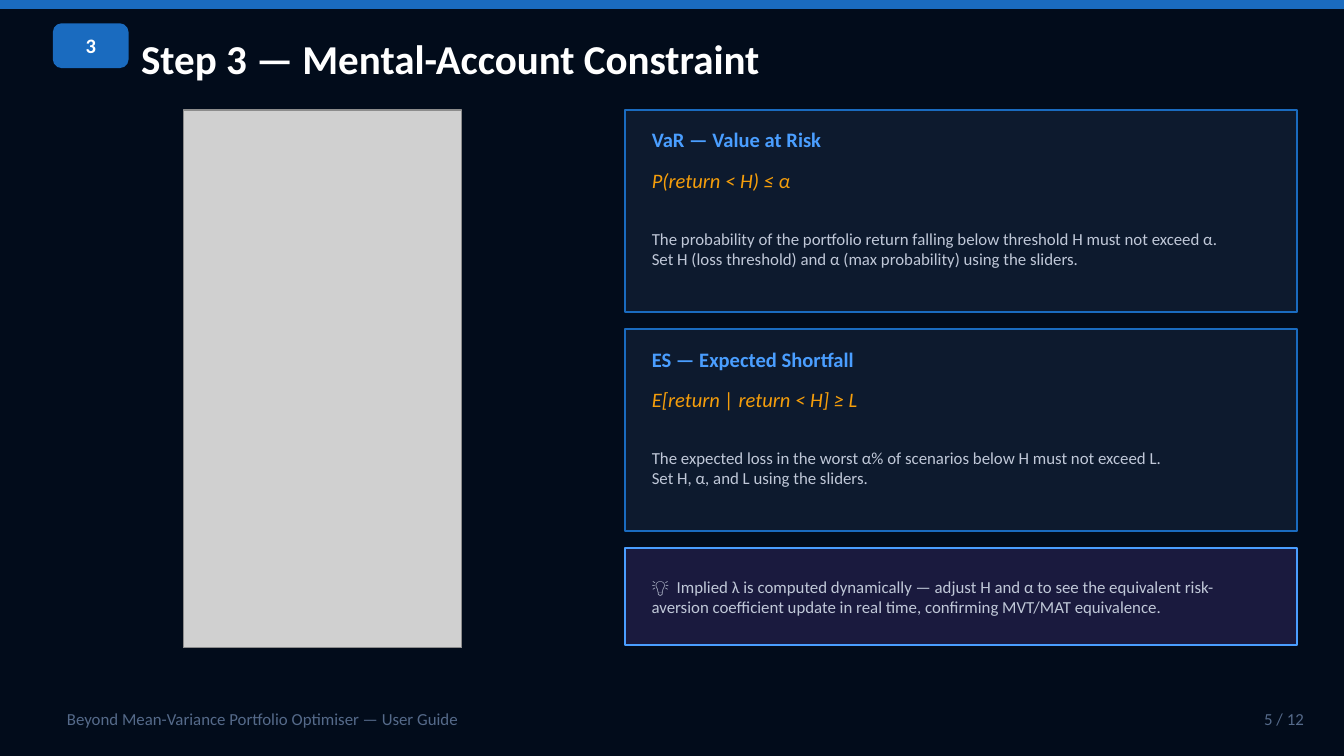
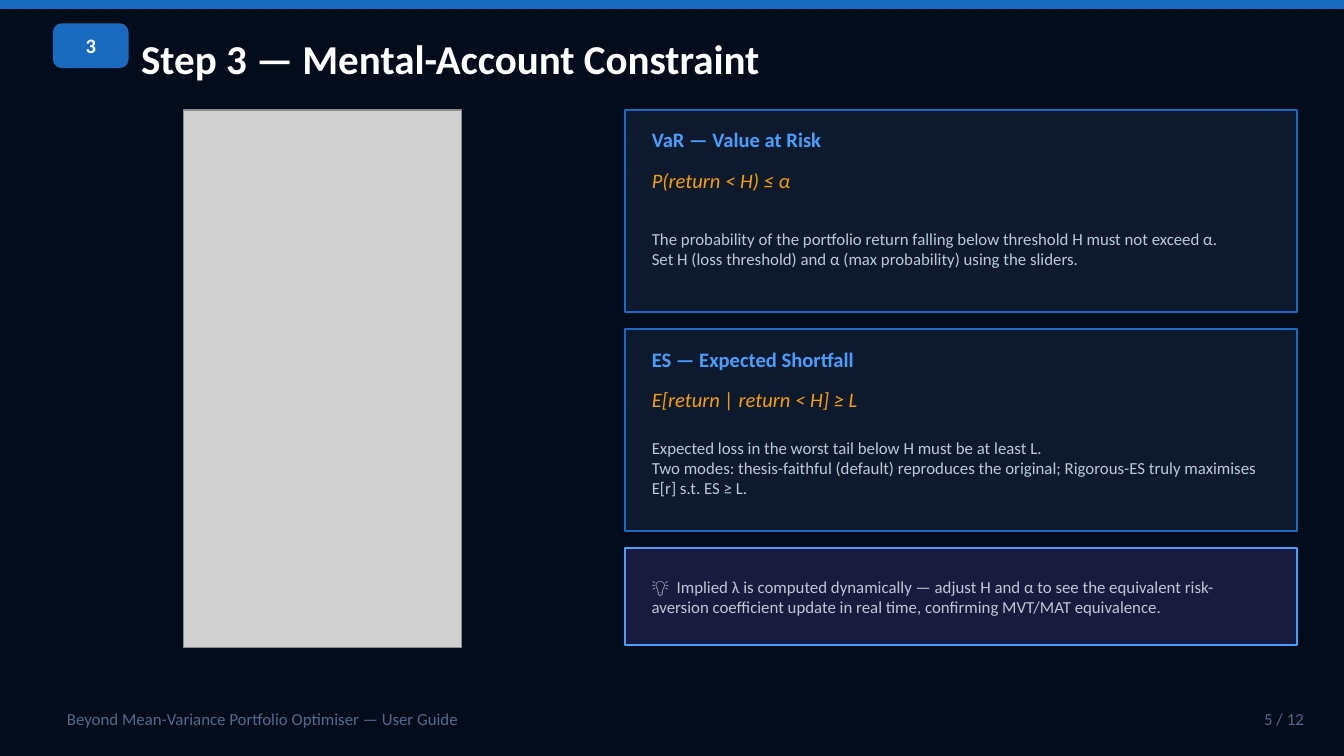
Before and after one commit to SamiJeddou/behavioral-portfolio-optimizer, a slide deck: slide 5 of userguide.pptx. Drawn at 1344x756 pixels with LibreOffice and Linux fonts; fonts in the diff are those of the drawing; grey boxes stand for pictures. Boxes give left, top, right and bottom in pixels: in the first picture for what was removed or moved away, otherwise in the second. Text is boxed around its words. In the diff, an @@ line names an element or a change of style, - is before the commit and + after.

```diff
--- a/userguide.pptx
+++ b/userguide.pptx
@@ text at box(652, 442, 1255, 497): text changed @@
-The expected loss in the worst α% of scenarios below H must not exceed L.
-Set H, α, and L using the sliders.
+Expected loss in the worst tail below H must be at least L.
+Two modes: thesis-faithful (default) reproduces the original; Rigorous-ES truly maximises E[r] s.t. ES ≥ L.
```
Also in this commit, not shown: 5 other slides changed.
